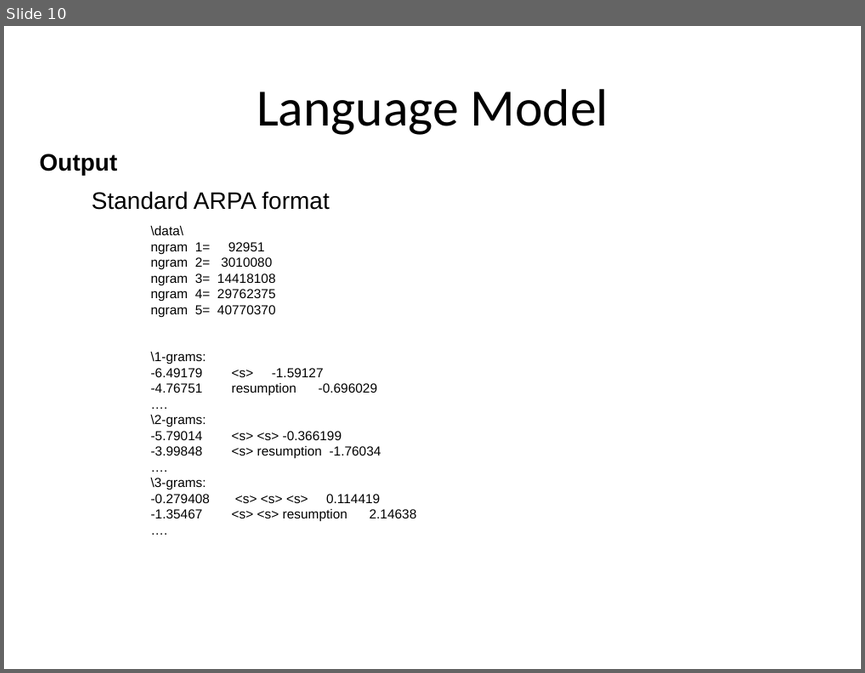
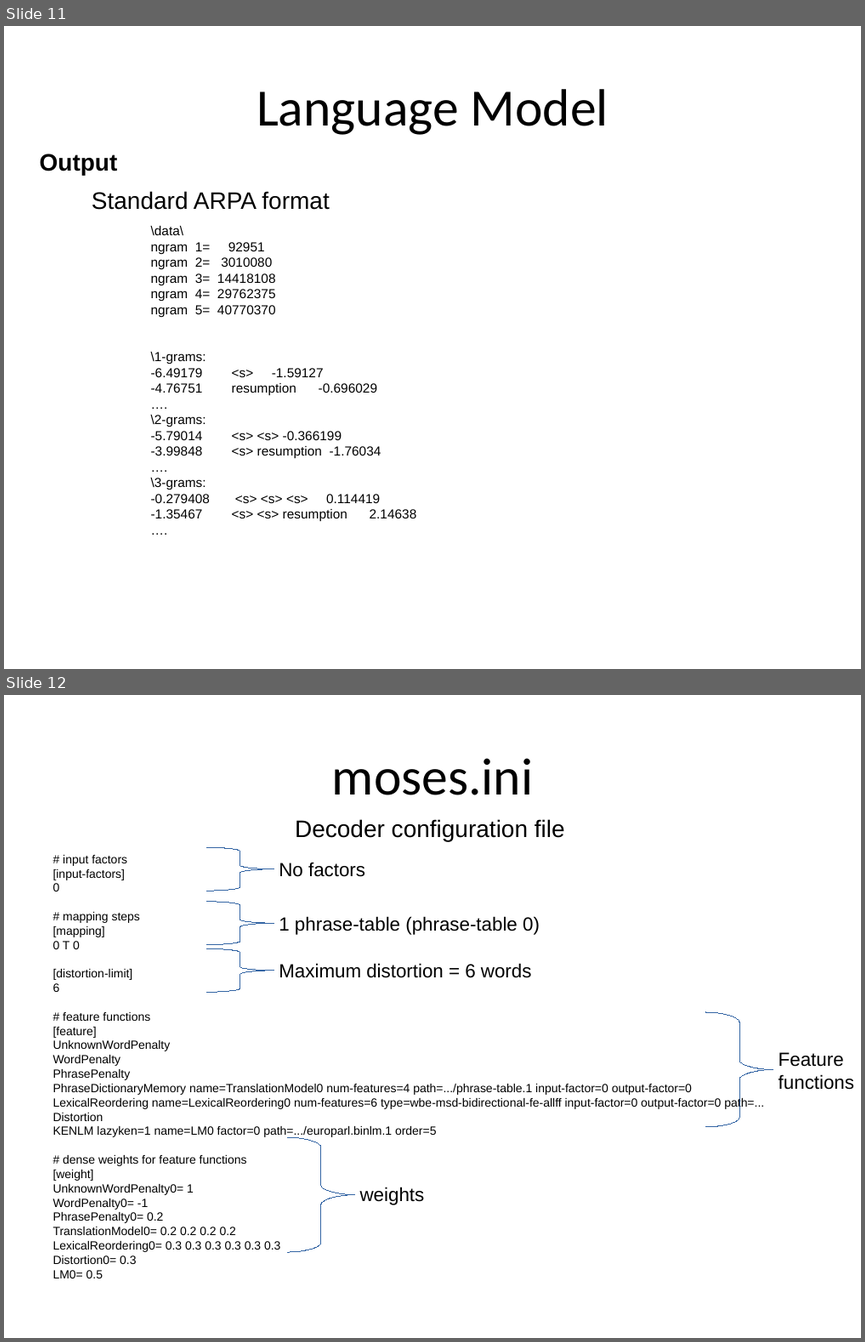
Before and after one commit to hieuhoang/papers, a slide deck: icon.2014/Basics.odp. Shown one above the other, each under a label of ours: slide 10 before the commit, slides 11 and 12 after it. The pictures are 865x673 and 865x1342 pixels, drawn with LibreOffice and Linux fonts; fonts in the diff are those of the drawing; background and template pictures are left out. Boxes give left, top, right and bottom in pixels: in the first picture for what was removed or moved away, otherwise in the second. Text is boxed around its words. In the diff, an @@ line names an element or a change of style, - is before the commit and + after.

```diff
--- a/icon.2014/Basics.odp
+++ b/icon.2014/Basics.odp
@@ slide 12 added at <box>4,695,861,1338</box>, background #FFFFFF @@
@@ title added at <box>332,758,533,795</box>, 44 pt, text #000000 @@
+moses.ini
@@ text added at <box>295,819,565,842</box>, 20 pt, text #000000 @@
+Decoder configuration file
@@ freeform shape added at <box>206,847,274,891</box>, outline #3465A4 0 pt @@
@@ text added at <box>53,855,764,1264</box>, 10 pt, text #000000 @@
+# input factors
+[input-factors]
+0
+# mapping steps
+[mapping]
+0 T 0
+[distortion-limit]
+6
+# feature functions
+[feature]
+UnknownWordPenalty
+WordPenalty
+PhrasePenalty
+PhraseDictionaryMemory name=TranslationModel0 num-features=4 path=.../phrase-table.1 input-factor=0 output-factor=0
+LexicalReordering name=LexicalReordering0 num-features=6 type=wbe-msd-bidirectional-fe-allff input-factor=0 output-factor=0 path=...
+Distortion
+KENLM lazyken=1 name=LM0 factor=0 path=.../europarl.binlm.1 order=5
+# dense weights for feature functions
+[weight]
+UnknownWordPenalty0= 1
+WordPenalty0= -1
+PhrasePenalty0= 0.2
+TranslationModel0= 0.2 0.2 0.2 0.2
+LexicalReordering0= 0.3 0.3 0.3 0.3 0.3 0.3
+Distortion0= 0.3
+LM0= 0.5
@@ text added at <box>279,862,365,877</box>, 16 pt, text #000000 @@
+No factors
@@ freeform shape added at <box>206,902,274,945</box>, outline #3465A4 0 pt @@
@@ text added at <box>279,916,540,935</box>, 16 pt, text #000000 @@
+1 phrase-table (phrase-table 0)
@@ freeform shape added at <box>206,948,274,993</box>, outline #3465A4 0 pt @@
@@ text added at <box>279,963,532,978</box>, 16 pt, text #000000 @@
+Maximum distortion = 6 words
@@ freeform shape added at <box>706,1012,773,1127</box>, outline #3465A4 0 pt @@
@@ text added at <box>778,1052,854,1089</box>, 16 pt, text #000000 @@
+Feature functions
@@ freeform shape added at <box>288,1137,355,1252</box>, outline #3465A4 0 pt @@
@@ text added at <box>360,1186,425,1205</box>, 16 pt, text #000000 @@
+weights
@@ what was slide 10 is now slide 11 @@
```
Also in this commit, not shown: 4 other slides added, 1 slide removed.
